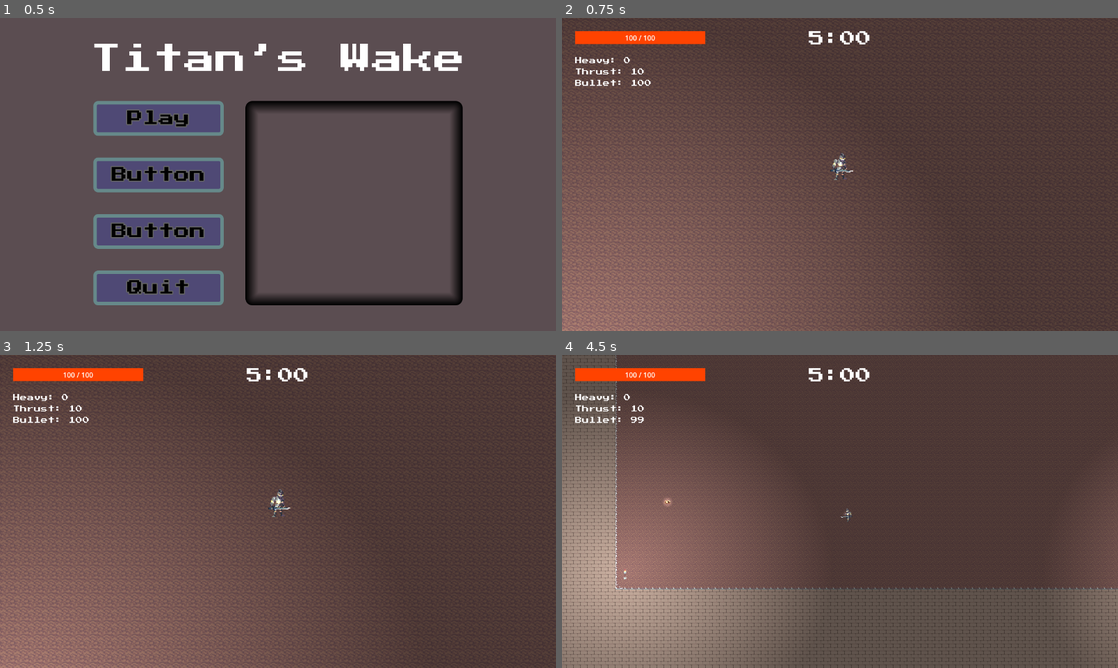
Above: before the commit, frames 1-4 (two rows, left to right).
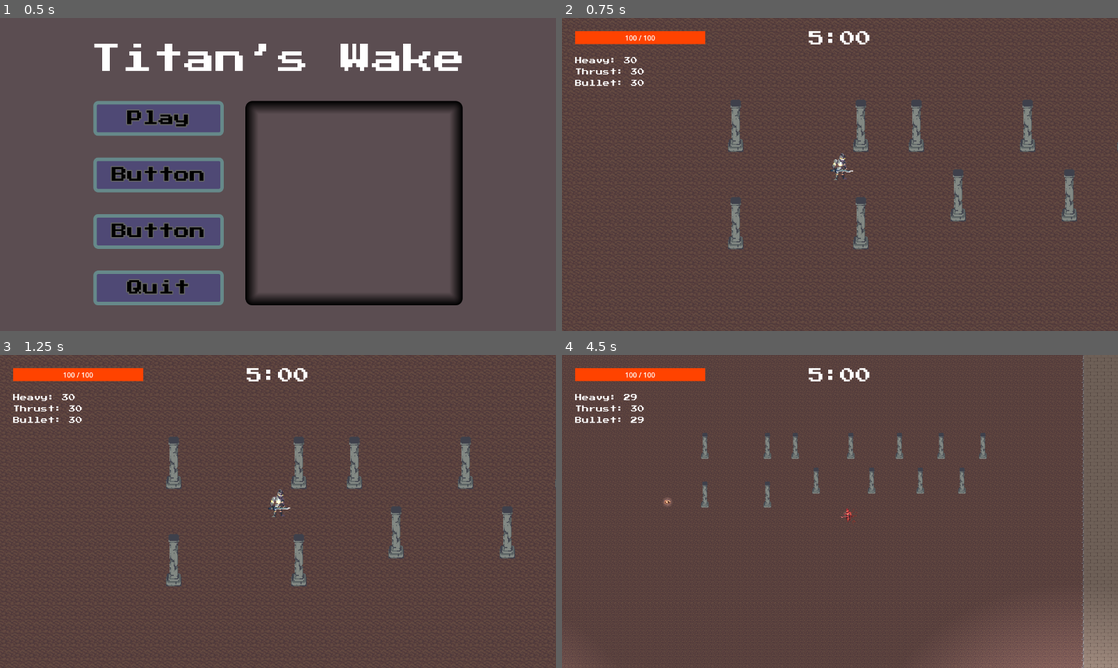
Above: after the commit, the same moments.

Repository: Sai-11011/godot-game-jam
Game: Godot game, scene res://Scenes/start_ui.tscn
The game is run twice, just before and just after one commit, with the same random seed, the same clock (stepped at 60 frames per second) and the same inputs. The engine's default icon, where the game draws it, is replaced by a stand-in: a white triangle on a blue panel in a dark square.
Inputs (mouse positions are in pixels of both pictures, inside the frame that each line leads up to):
- Up to frame 1 (0.5 s): no input
- Up to frame 2 (0.75 s): click "Play" at 0.5 s
- Up to frame 3 (1.25 s): no input
- Up to frame 4 (4.5 s): move the mouse to (962, 495) at 1.27 s; press the mouse at (962, 495) at 1.28 s; hold D (right) 1.28-2.03 s; move the mouse to (728, 527) at 2.02 s; release the mouse at (728, 527) at 2.03 s; hold S (down) 2.03-2.78 s; click (728, 527) at 2.1 s; move the mouse to (895, 442) at 2.77 s; hold D (right) 2.78-3.53 s; hold L (bullet) 2.78-3.53 s; click (895, 442) at 3.05 s; move the mouse to (812, 574) at 3.52 s; hold K (thrust) 3.53-4.28 s; tap H (heavy) at 3.6 s; click (812, 574) at 3.8 s; move the mouse to (1006, 558) at 4.27 s; hold A (left) from 4.28 s (still down); hold Z (zoom) from 4.28 s (still down)

Frame 1 is identical in both runs. In frame 2, 25% of the frame differs, in the area x 0-100%, y 0-100%; in frame 3, 25%; in frame 4, 33%.

Commit message:
added barrier at 7000px and fixed the thrust logic.

Diff:
--- a/Scenes/main.tscn
+++ b/Scenes/main.tscn
@@ -10,6 +10,7 @@
 [ext_resource type="PackedScene" uid="uid://ugd86c0s736u" path="res://Scenes/enemy_spawner.tscn" id="5_kry3j"]
 [ext_resource type="Texture2D" uid="uid://bgea7h8e0oelp" path="res://Assets/objects/Pillar_1_Fallen.png" id="6_6iyac"]
 [ext_resource type="PackedScene" uid="uid://dcij8nfph1qn7" path="res://Scenes/light.tscn" id="10_hptm8"]
+[ext_resource type="Script" uid="uid://vs3mwal2fw8y" path="res://Scripts/world_boundaries.gd" id="11_d1ilt"]
 
 [sub_resource type="TileSetAtlasSource" id="TileSetAtlasSource_fdnlq"]
 texture = ExtResource("2_ynf5e")
@@ -135,10 +136,13 @@
 source_geometry_group_name = &"bake_me"
 
 [sub_resource type="CircleShape2D" id="CircleShape2D_fevyy"]
-radius = 750.0
+radius = 1000.0
 
 [sub_resource type="CircleShape2D" id="CircleShape2D_hibaj"]
 radius = 4000.0
+
+[sub_resource type="CircleShape2D" id="CircleShape2D_d1ilt"]
+radius = 7000.0
 
 [node name="World" type="Node2D" unique_id=1173223952]
 
@@ -147,7 +151,7 @@
 texture_repeat = 2
 position = Vector2(0, -2)
 texture = ExtResource("2_kry3j")
-polygon = PackedVector2Array(8165, 844, 7683, -3614, 4550, -6450, 107, -8220, -4214, -6656, -6534, -4457, -8100, -1204, -7739, 4338, -3040, 7772, 1116, 8013, 5634, 5964)
+polygon = PackedVector2Array(8253, -185, 7168, -3925, 5298, -6207, 2941, -7740, 107, -8220, -4315, -6955, -6746, -4561, -8100, -1204, -8429, 676, -7494, 3369, -5624, 5912, -3040, 7772, 1116, 8013, 5634, 5964, 7580, 3182)
 
 [node name="Ground" type="TileMapLayer" parent="." unique_id=872275315]
 tile_map_data = PackedByteArray("AABg/8EAAAABAAIAAABh/8EAAAABAAIAAABf/8EAAAABAAIAAABe/8EAAAABAAIAAABe/8IAAAABAAIAAABd/8 …(135760 unchanged characters)…
@@ -179,20 +183,24 @@
 position = Vector2(727, 682)
 
 [node name="Player" parent="Ysort" unique_id=1455887580 instance=ExtResource("4_6bp64")]
-position = Vector2(-410, 446)
 
 [node name="EnemySpawner" parent="Ysort" unique_id=1488309227 node_paths=PackedStringArray("player") instance=ExtResource("5_kry3j")]
 y_sort_enabled = true
 player = NodePath("../Player")
 
-[node name="StaticBody2D" type="StaticBody2D" parent="." unique_id=2145810108]
-scale = Vector2(0.5, 0.5)
-metadata/_edit_lock_ = true
-
-[node name="CollisionPolygon2D" type="CollisionPolygon2D" parent="StaticBody2D" unique_id=2138424051]
-polygon = PackedVector2Array(10700, 10699, 13094, 7588, 14612, 3907, 15145, -84, 14631, -3880, 13131, -7501, 10708, -10703, 7521, -13140, 3899, -14637, 8, -15142, -3912, -14615, -7559, -13102, -10684, -10700, -13090, -7579, -14597, -3959, -15145, -10, -14632, 3793, -13114, 7527, -10751, 10699, -7582, 13102, -3980, 14610, -15, 15150, 3916, 14612, 7550, 13110, 7609, 13217, 284, 16774, -8535, 14657, -15327, 7337, -16738, 1427, -15856, -6334, -13210, -10479, -7036, -14889, -2097, -16300, 2401, -16300, 5664, -15507, 15454, -8274, 16248, 4073, 11574, 12011, 7611, 13217, 7550, 13110, 7680, 13028)
+[node name="WorldBounds" type="StaticBody2D" parent="." unique_id=2145810108]
+collision_layer = 2
+collision_mask = 5
+script = ExtResource("11_d1ilt")
+inner_radius = 6999.0
+metadata/_edit_lock_ = true
+
+[node name="Line2D" type="Line2D" parent="WorldBounds" unique_id=1558039372]
+z_index = 10
+default_color = Color(0, 1, 1, 1)
 
 [node name="NavigationRegion2D" type="NavigationRegion2D" parent="." unique_id=663110741]
+visible = false
 navigation_polygon = SubResource("NavigationPolygon_kry3j")
 metadata/_edit_lock_ = true
 
@@ -205,6 +213,11 @@
 shape = SubResource("CircleShape2D_hibaj")
 debug_color = Color(0.5764706, 0.5529412, 0, 0)
 
+[node name="CollisionShape2D2" type="CollisionShape2D" parent="CollisionShape2D" unique_id=1545453353]
+shape = SubResource("CircleShape2D_d1ilt")
+debug_color = Color(1, 1, 1, 0.05882353)
+
 [node name="CanvasModulate" type="CanvasModulate" parent="." unique_id=1641982088]
+visible = false
 color = Color(0.8646751, 0.86467516, 0.8646751, 1)
 metadata/_edit_lock_ = true
--- a/Scripts/enemy_spawner.gd
+++ b/Scripts/enemy_spawner.gd
@@ -25,15 +25,6 @@
 
 
 # 🧠 NEW HELPER FUNCTION: Finds a safe spot to spawn
-func get_valid_spawn_position() -> Vector2:
-	var random_angle = randf_range(0.0, TAU)
-	var random_distance = randf_range(min_spawn_radius, max_spawn_radius)
-	var spawn_offset = Vector2.RIGHT.rotated(random_angle) * random_distance
-	var target_pos = player.global_position + spawn_offset
-
-	# Ask the Navigation Server for the closest safe, walkable point
-	var map_rid = get_world_2d().navigation_map
-	return NavigationServer2D.map_get_closest_point(map_rid, target_pos)
 
 func spawn_ranger():
 	var current_enemies = get_tree().get_nodes_in_group("Ranger").size()
@@ -55,3 +46,29 @@
 
 	new_slime.global_position = get_valid_spawn_position() # Use the helper function!
 	add_child(new_slime)
+
+func get_valid_spawn_position() -> Vector2:
+	var max_attempts = 15 # Don't get stuck in an infinite loop!
+	var space_state = get_world_2d().direct_space_state
+	var query = PhysicsPointQueryParameters2D.new()
+
+	# We want to check Layer 1 (where your pillars and arena walls are)
+	query.collision_mask = 1
+
+	for i in range(max_attempts):
+		# 1. Pick a random coordinate
+		var random_angle = randf_range(0.0, TAU)
+		var random_distance = randf_range(min_spawn_radius, max_spawn_radius)
+		var spawn_offset = Vector2.RIGHT.rotated(random_angle) * random_distance
+		var target_pos = player.global_position + spawn_offset
+
+		# 2. Ping the physics engine at this exact coordinate
+		query.position = target_pos
+		var hits = space_state.intersect_point(query)
+
+		# 3. If 'hits' is empty, there is no wall here! Safe to spawn!
+		if hits.is_empty():
+			return target_pos
+
+	# Fallback: If it's too crowded and we fail 15 times, just spawn at the player's feet
+	return player.global_position
--- a/Scripts/player.gd
+++ b/Scripts/player.gd
@@ -370,15 +370,14 @@
 	return best_target_pos
 # effects
 func trigger_wall_pop_effect():
-	# Store the current color (in case they are heavily buffed/red)
+	# Flash the player
 	var current_color = sprite.modulate
-
-	# Flash bright white/cyan
 	sprite.modulate = Color(2.0, 3.0, 3.0, 1.0)
-
-	# Fade back to normal over 0.2 seconds
 	var flash_tween = create_tween()
 	flash_tween.tween_property(sprite, "modulate", current_color, 0.2)
+
+	# --- NEW: TELL THE ARENA TO FLASH! ---
+	get_tree().call_group("Arena", "flash_barrier")
 
 func spawn_ghost_trail():
 	var ghost = Sprite2D.new()
--- a/Scripts/player_data.gd
+++ b/Scripts/player_data.gd
@@ -19,9 +19,9 @@
 
 # ATTACK INVENTORY
 var attacks := {
-	"red":0,
-	"blue":10,
-	"green":100
+	"red":30,
+	"blue":30,
+	"green":30
 }
 
 var attack_stats := {
--- a/Scripts/ranger.gd
+++ b/Scripts/ranger.gd
@@ -71,6 +71,12 @@
 				if velocity.y > 0: facing_dir = "down"
 				else: facing_dir = "up"
 			sprite.texture = sprites[facing_dir]
+			var target_rotation = (velocity.x / speed) * 0.2 # 0.2 is the max tilt angle
+			sprite.rotation = lerp(sprite.rotation, target_rotation, 10.0 * delta)
+		else:
+			# Smoothly level out when standing still to shoot
+			sprite.rotation = lerp(sprite.rotation, 0.0, 10.0 * delta)
+
 	move_and_slide()
 
 func pick_new_wander_direction():
--- a/Scripts/shard_spawner.gd
+++ b/Scripts/shard_spawner.gd
@@ -32,12 +32,28 @@
 		var chosen_color = available_colors[randi() % available_colors.size()]
 		new_shard.shard_type = chosen_color
 
-		# Calculate position around the PLAYER, not the map center
+		new_shard.global_position = get_valid_spawn_position()
+		new_shard.add_to_group("Shards")
+		add_child(new_shard)
+
+func get_valid_spawn_position() -> Vector2:
+	var max_attempts = 15 # Don't get stuck in an infinite loop!
+	var space_state = get_world_2d().direct_space_state
+	var query = PhysicsPointQueryParameters2D.new()
+
+	# We want to check Layer 1 (where your pillars and arena walls are)
+	query.collision_mask = 1
+
+	for i in range(max_attempts):
 		var random_angle = randf_range(0.0, TAU)
 		var random_distance = randf_range(min_spawn_radius, max_spawn_radius)
 		var spawn_offset = Vector2.RIGHT.rotated(random_angle) * random_distance
+		var target_pos = player.global_position + spawn_offset
 
-		new_shard.global_position = player.global_position + spawn_offset
+		query.position = target_pos
+		var hits = space_state.intersect_point(query)
 
-		new_shard.add_to_group("Shards")
-		add_child(new_shard)
+		if hits.is_empty():
+			return target_pos
+
+	return player.global_position
--- a/Scripts/shards.gd
+++ b/Scripts/shards.gd
@@ -14,7 +14,7 @@
 	elif shard_type == "green":
 		visual_rect.color = Color.GREEN
 
-	Global.apply_levitation(visual_rect, 12.0, 1.0)
+	Global.apply_levitation(self, 12.0, 1.0)
 
 func _on_body_entered(body: Node2D):
 	if is_claimed:
--- /dev/null
+++ b/Scripts/world_boundaries.gd
@@ -0,0 +1,81 @@
+extends StaticBody2D
+
+var player: CharacterBody2D
+
+# Arena Size Settings
+@export var inner_radius: float = 1200.0
+@export var ring_thickness: float = 1000.0
+@export var resolution: int = 64
+
+# Fades in much closer now!
+@export var warning_distance: float = 150.0
+
+@onready var border_line = $Line2D
+var flash_tween: Tween
+var is_flashing: bool = false
+
+func _ready() -> void:
+	# 1. Add the Arena to a group so the player's dash can shout at it!
+	add_to_group("Arena")
+
+	player = get_tree().get_first_node_in_group("Player")
+	generate_indestructible_arena()
+
+	border_line.default_color.a = 0.0
+	border_line.width = 10.0 # Base thickness
+
+func generate_indestructible_arena() -> void:
+	var line_points = PackedVector2Array()
+	var center_of_blocks = inner_radius + (ring_thickness / 2.0)
+	var block_length = (TAU * center_of_blocks) / resolution
+
+	for i in range(resolution + 1):
+		var angle = (i / float(resolution)) * TAU
+		var wall_block = CollisionShape2D.new()
+		var rect_shape = RectangleShape2D.new()
+		rect_shape.size = Vector2(ring_thickness, block_length * 1.5)
+		wall_block.shape = rect_shape
+		wall_block.position = Vector2(cos(angle), sin(angle)) * center_of_blocks
+		wall_block.rotation = angle
+		add_child(wall_block)
+		line_points.append(Vector2(cos(angle), sin(angle)) * inner_radius)
+
+	border_line.points = line_points
+
+func _process(delta: float) -> void:
+	# If we are currently flashing from a dash impact, ignore normal walking fades!
+	if not is_instance_valid(player) or is_flashing:
+		return
+
+	var distance_to_center = player.global_position.distance_to(global_position)
+	var distance_to_wall = abs(inner_radius - distance_to_center)
+
+	# --- HOLOGRAPHIC FADE ---
+	if distance_to_wall < warning_distance:
+		# Max opacity from walking is 0.7 (70%) so it looks like a soft hologram
+		var target_alpha = 0.7 - (distance_to_wall / warning_distance) * 0.7
+		border_line.default_color.a = lerp(border_line.default_color.a, max(target_alpha, 0.0), 10.0 * delta)
+	else:
+		border_line.default_color.a = lerp(border_line.default_color.a, 0.0, 10.0 * delta)
+
+# --- NEW: THE KINETIC IMPACT ANIMATION ---
+func flash_barrier():
+	# Stop any old animations if we dash into it twice really fast
+	if flash_tween and flash_tween.is_running():
+		flash_tween.kill()
+
+	is_flashing = true
+
+	# Instantly spike the brightness and thickness
+	border_line.default_color.a = 1.5 # Overbright!
+	border_line.width = 40.0 # Huge thickness!
+
+	flash_tween = create_tween().set_parallel(true)
+
+	# Smoothly snap the thickness back to 10 using an ELASTIC bounce
+	flash_tween.tween_property(border_line, "width", 10.0, 0.4).set_trans(Tween.TRANS_ELASTIC).set_ease(Tween.EASE_OUT)
+	# Fade the color back down to normal
+	flash_tween.tween_property(border_line, "default_color:a", 0.7, 0.3)
+
+	# When finished, give control back to the _process loop
+	flash_tween.chain().tween_callback(func(): is_flashing = false)
Not shown, added: Scripts/world_boundaries.gd.uid
